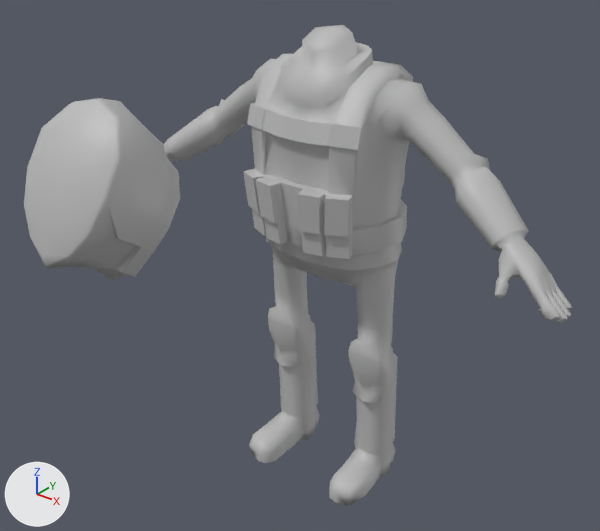
What one commit did to the FBX model Assets/DropZone/Characters/Squaddie/Squaddie_Cover.fbx.
Rendered twice from a 50 mm lens placed at (1.632, -1.695, 2.208), pointed at (0.103, 0.217, 1.022). The lights are fixed; the arrows at lower left show +X, +Y and +Z. Where no turn or scale is listed for an object, it has been applied to the vertices.

In view in the first picture: 'Squaddie:Body', 'Squaddie:Head'.
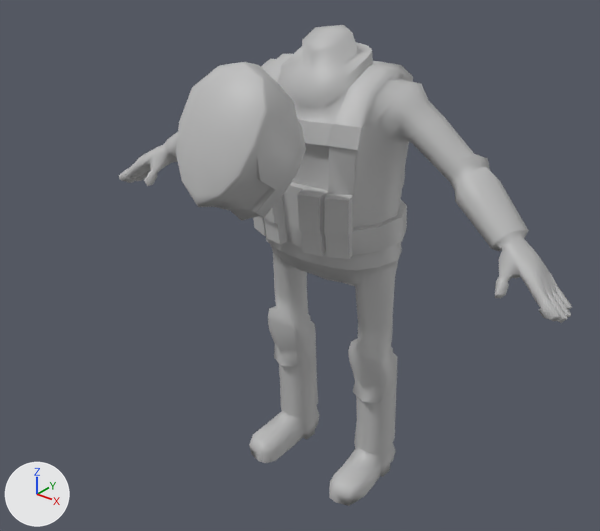
What differs and where, as boxes [x1, y1, x2, y2] in the pictures (600 x 531 px):
'Squaddie:Head', moved: before [24, 98, 180, 279]; after [176, 62, 306, 221]

The change in detail:
Object 'Squaddie:Head' (ob_squaddie_head) moves from (-0.042, 0.577, 0.088) to (-0.042, 1.077, 0.088).
